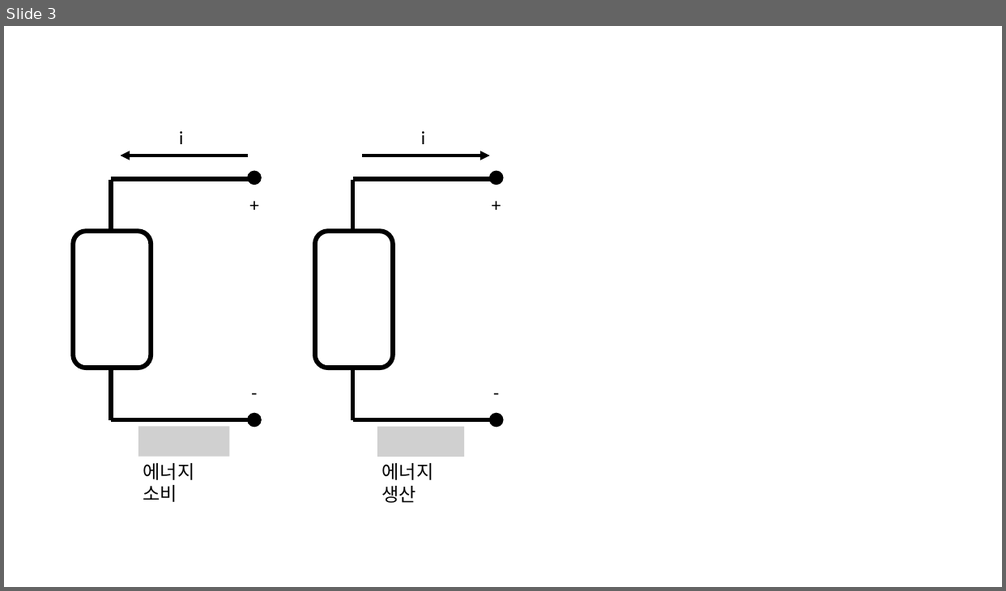
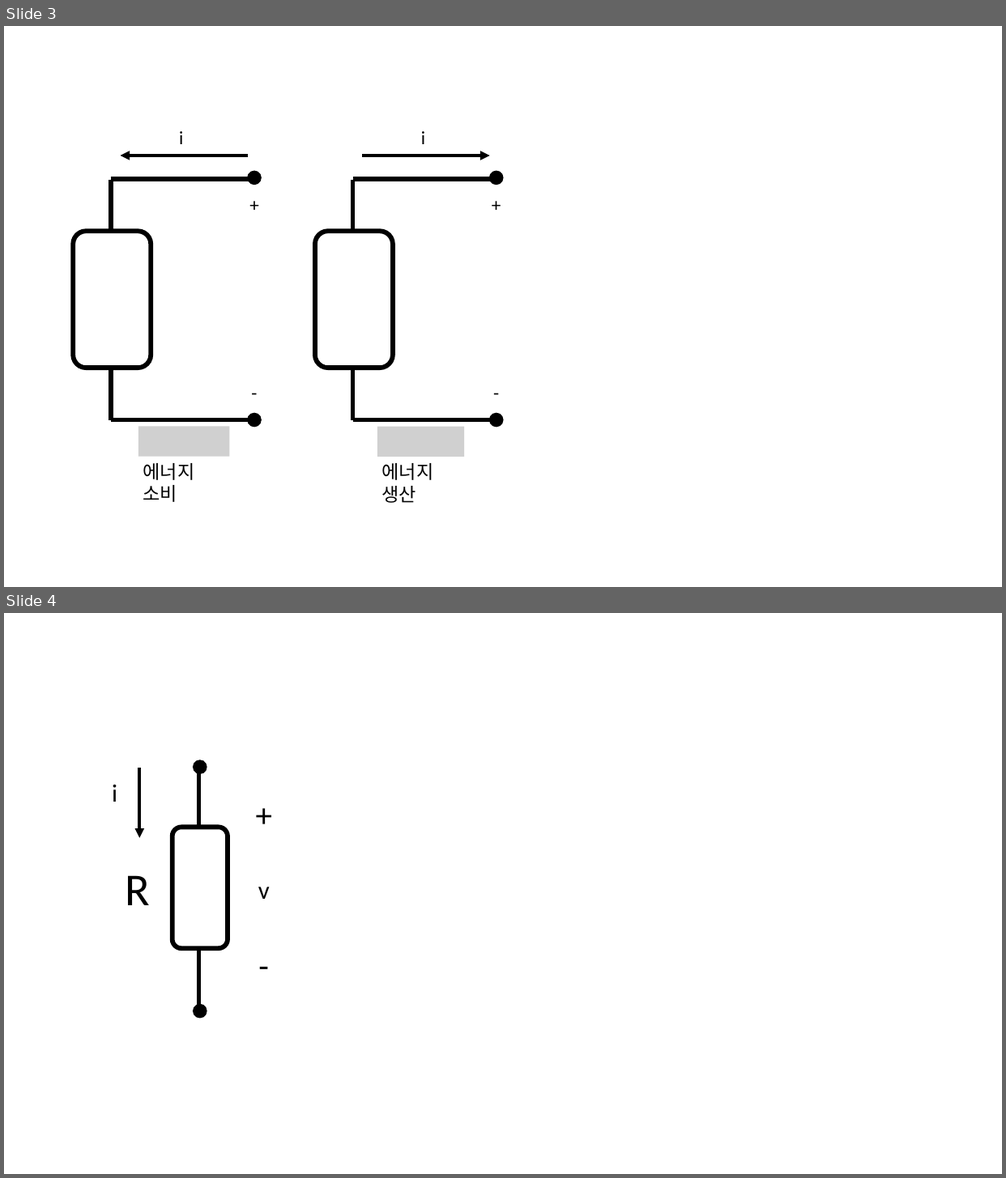
Before and after one commit to jcgod413/SSU-1701, a slide deck: 전기회로/노트정리/img/3월 9일.pptx. Shown one above the other, each under a label of ours: slide 3 before the commit, slides 3 and 4 after it. The pictures are 1006x591 and 1006x1178 pixels, drawn with LibreOffice and Linux fonts; fonts in the diff are those of the drawing; grey boxes stand for pictures. Boxes give left, top, right and bottom in pixels: in the first picture for what was removed or moved away, otherwise in the second. Text is boxed around its words. In the diff, an @@ line names an element or a change of style, - is before the commit and + after.

```diff
--- a/전기회로/노트정리/img/3월 9일.pptx
+++ b/전기회로/노트정리/img/3월 9일.pptx
@@ slide 4 added at [4, 613, 1002, 1174], background #FFFFFF @@
@@ arrow added from (139, 768) to (139, 838), #000000 3 pt @@
@@ ellipse added at [194, 760, 206, 774], fill #000000, outline #000000 1 pt @@
@@ line added from (198, 768) to (198, 1008), #000000 4.5 pt @@
@@ text added at [112, 785, 117, 802], 24 pt, text #000000 @@
+i
@@ text added at [236, 790, 292, 838], 32 pt, text #000000 @@
++
@@ rounded rectangle added at [172, 827, 228, 948], fill #FFFFFF, outline #000000 4.5 pt @@
@@ text added at [125, 875, 150, 905], 44 pt, text #000000 @@
+R
@@ text added at [258, 887, 270, 899], 24 pt, text #000000 @@
+v
@@ text added at [236, 941, 292, 989], 32 pt, text #000000 @@
+-
@@ ellipse added at [194, 1004, 206, 1018], fill #000000, outline #000000 1 pt @@
```
Also in this commit, not shown: 21 other files.
